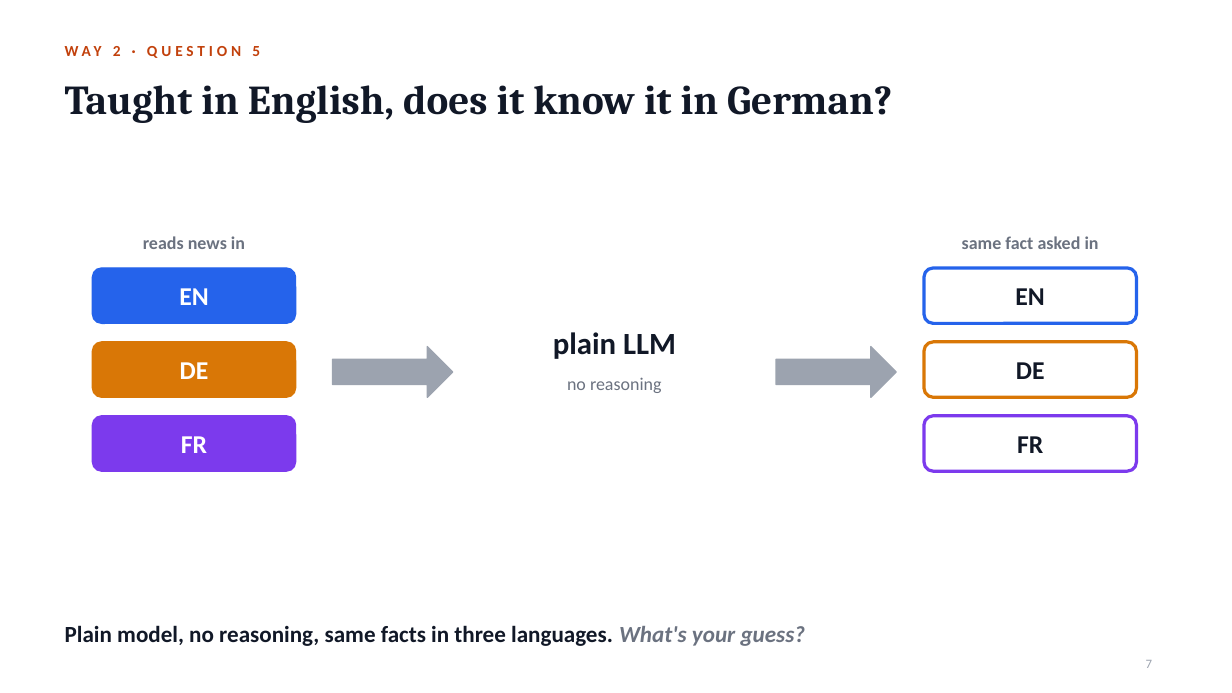
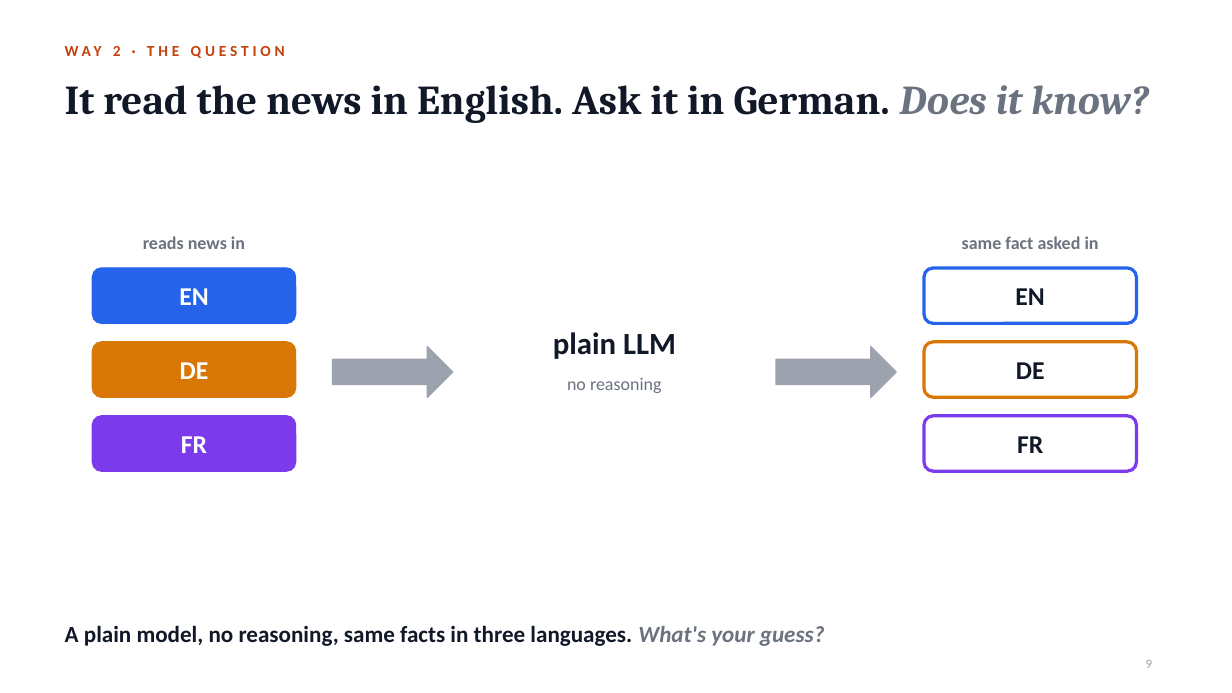
Before and after one commit to notagit3650/Claude_expo_repo_36501, a slide deck: slide 9 of slides/Retrain_or_teach.pptx (slide 7 before the commit). Drawn at 1232x693 pixels with LibreOffice and Linux fonts; fonts in the diff are those of the drawing. Boxes give left, top, right and bottom in pixels: in the first picture for what was removed or moved away, otherwise in the second. Text is boxed around its words. In the diff, an @@ line names an element or a change of style, - is before the commit and + after.

```diff
--- a/slides/Retrain_or_teach.pptx
+++ b/slides/Retrain_or_teach.pptx
@@ text at [65,46,121,56]: text changed @@
-WAY 2 · QUESTION 5
+WAY 2 · THE QUESTION
@@ title at [65,85,1149,123]: text changed @@
-Taught in English, does it know it in German?
+It read the news in English. Ask it in German. Does it know?
@@ text at [65,625,825,646]: text changed @@
-Plain model, no reasoning, same facts in three languages. What's your guess?
+A plain model, no reasoning, same facts in three languages. What's your guess?
@@ page number at [1146,660,1152,668]: text changed @@
-7
+9
```
Also in this commit, not shown: 8 other slides changed, 4 slides added, 2 slides removed, 2 other files.
